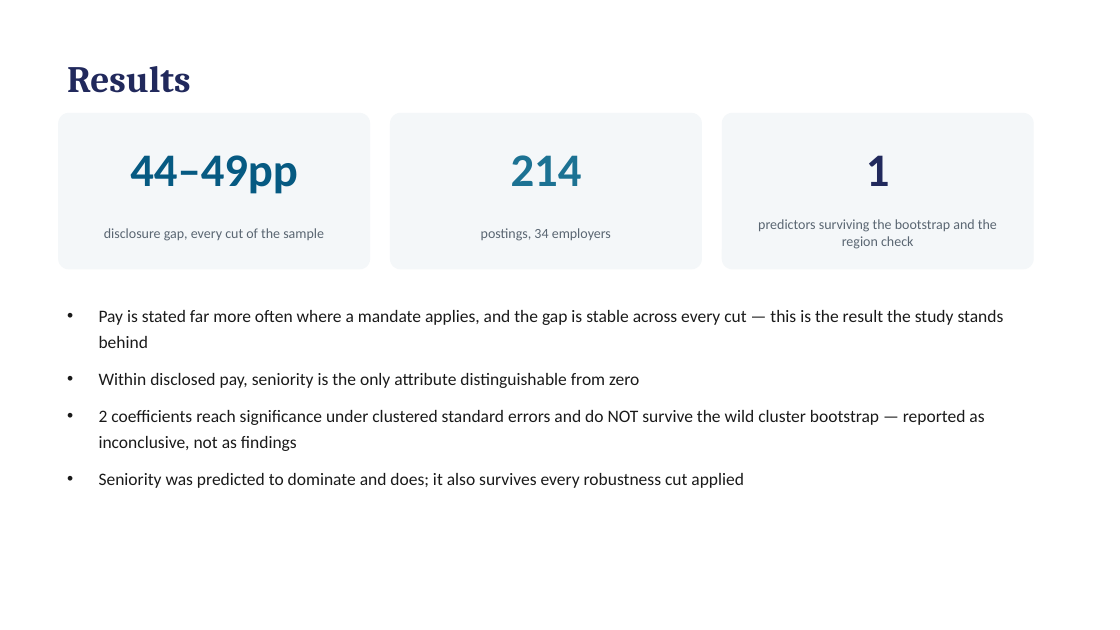
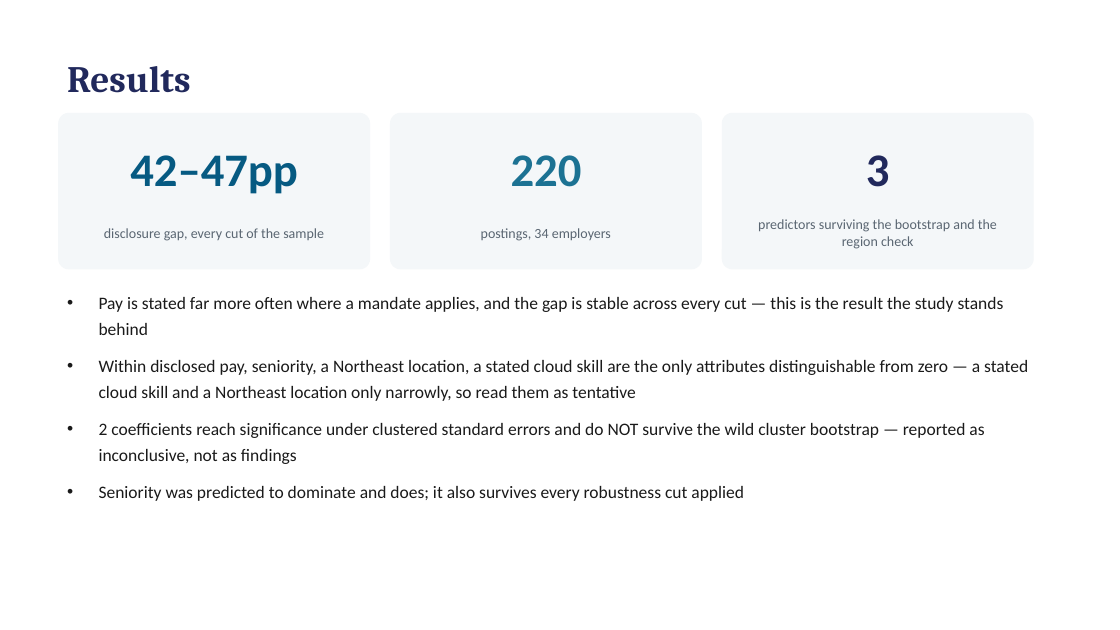
Before and after one commit to hendeal-cyber/Modern-Labor-Market-Data-Submission, a slide deck: slide 6 of paper/presentation.pptx. Drawn at 1120x630 pixels with LibreOffice and Linux fonts; fonts in the diff are those of the drawing. Boxes give left, top, right and bottom in pixels: in the first picture for what was removed or moved away, otherwise in the second. Text is boxed around its words. In the diff, an @@ line names an element or a change of style, - is before the commit and + after.

```diff
--- a/paper/presentation.pptx
+++ b/paper/presentation.pptx
@@ text at [130,155,298,194]: text changed @@
-44–49pp
+42–47pp
@@ text at [511,155,582,187]: text changed @@
-214
+220
@@ text at [866,155,890,187]: text changed @@
-1
+3
@@ text at [99,360,1028,401]: text changed @@
-• Within disclosed pay, seniority is the only attribute distinguishable from zero
+• Within disclosed pay, seniority, a Northeast location, a stated cloud skill are the only attributes distinguishable from zero — a stated cloud skill and a Northeast location only narrowly, so read them as tentative
```
Also in this commit, not shown: 3 other slides changed, 13 other files.
